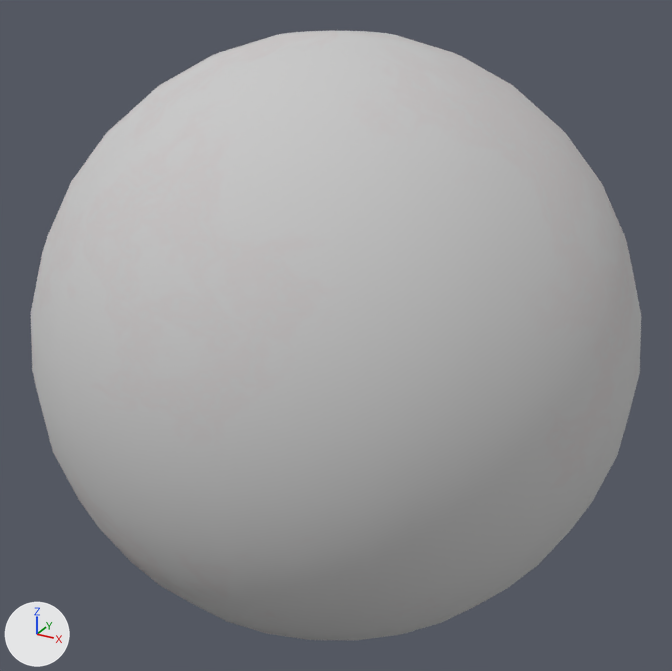
Before and after pictures for a commit that changed the FBX model Game/Assets/modelData/Sun.FBX.
Before and after are seen from a 50 mm camera at (1.086, -1.989, 0.98) aimed at (0.008, -0.028, 0.0). The axes (+X, +Y, +Z) are drawn at lower left. The lights are the same throughout. Where no turn or scale is listed for an object, it has been applied to the vertices.

The older version as bpy lines, for what is in view:
```python
me_mesh = bpy.data.meshes.new('Mesh')
me_mesh.from_pydata(...)  # a UV sphere (32 segments, 16 rings, poles along z) spanning x -0.76..0.76, y -0.76..0.76, z -0.76..0.76
me_mesh.materials.append(mat_08___default)
ob_sphere001 = bpy.data.objects.new('Sphere001', me_mesh)
ob_sphere001.location = (0.008, -0.028, 0.0)
```
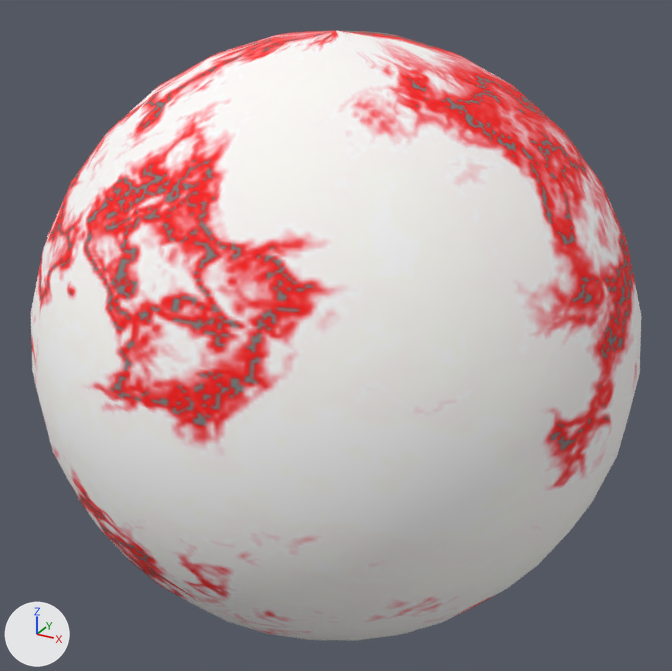
Where the change shows, as pixel boxes (x1, y1, x2, y2) in the pictures (672 x 671 px):
'Sphere001', recoloured
    both: (31, 31, 641, 640)

Diff of the bpy script that builds the scene:
```diff
--- a/Game/Assets/modelData/Sun.FBX.py
+++ b/Game/Assets/modelData/Sun.FBX.py
@@ mat_material__6 @@
+mat_material__6 = principled_material('Material #6')
+mat_material__6.texture = img_sun_png  # with its transparency
+mat_material__6.roughness = 0.859
@@ me_mesh @@
 me_mesh.from_pydata(...)  # 482 vertices, 960 faces; spans x -0.76..0.76, y -0.76..0.76, z -0.76..0.76
-me_mesh.materials.append(mat_08___default)
+me_mesh.materials.append(mat_material__6)  # picture img_sun_png
```
